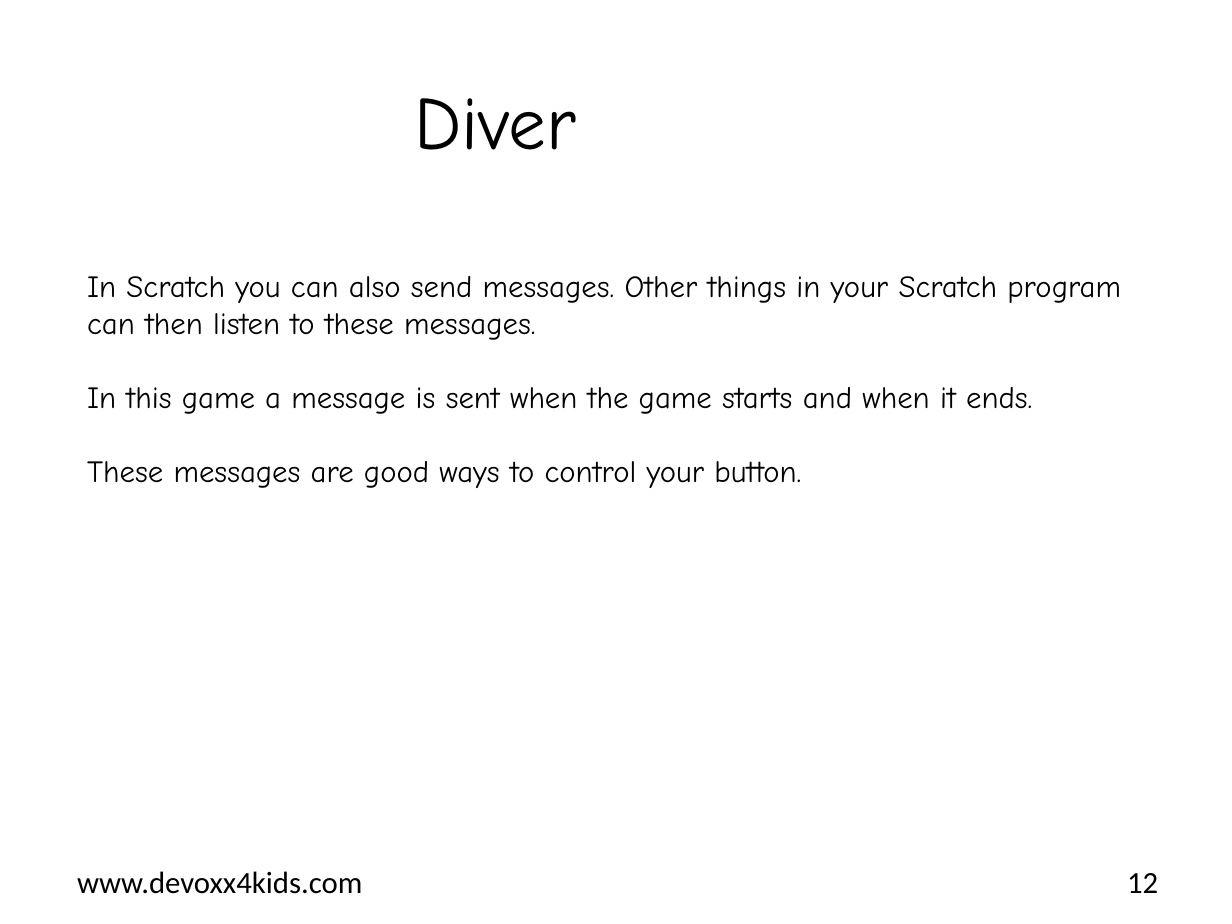
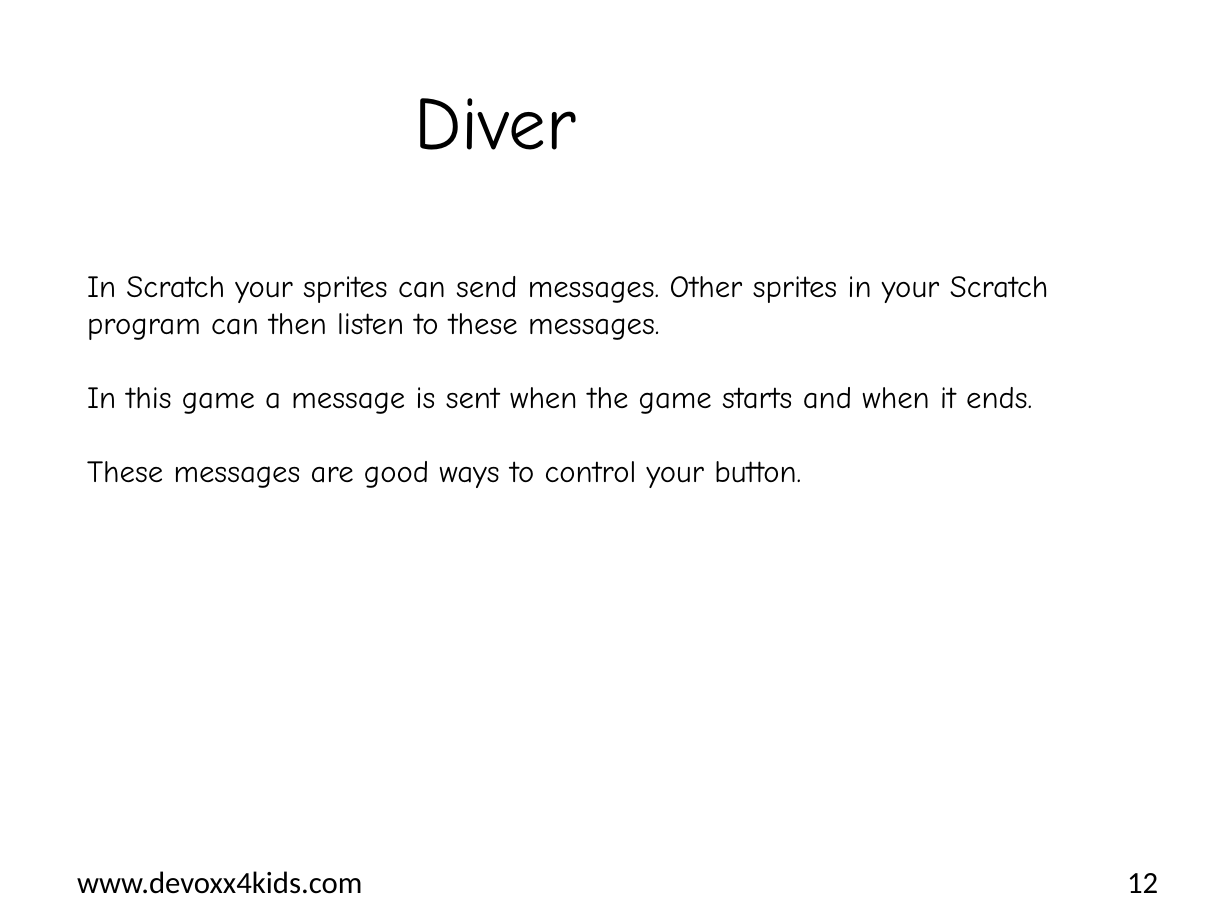
Before and after one commit to bertjan/jpoint-devoxx4kids, a slide deck: slide 12 of scratch-leapmotion/instructions/en/Assignment_Diver.pptx. Drawn at 1232x924 pixels with LibreOffice and Linux fonts; fonts in the diff are those of the drawing; background and template pictures are left out. Boxes give left, top, right and bottom in pixels: in the first picture for what was removed or moved away, otherwise in the second. Text is boxed around its words. In the diff, an @@ line names an element or a change of style, - is before the commit and + after.

```diff
--- a/scratch-leapmotion/instructions/en/Assignment_Diver.pptx
+++ b/scratch-leapmotion/instructions/en/Assignment_Diver.pptx
@@ text at bbox=[87, 276, 1049, 340]: text changed @@
-In Scratch you can also send messages. Other things in your Scratch program can then listen to these messages.
+In Scratch your sprites can send messages. Other sprites in your Scratch program can then listen to these messages.
```
Also in this commit, not shown: 17 other slides changed, 1 other file.
